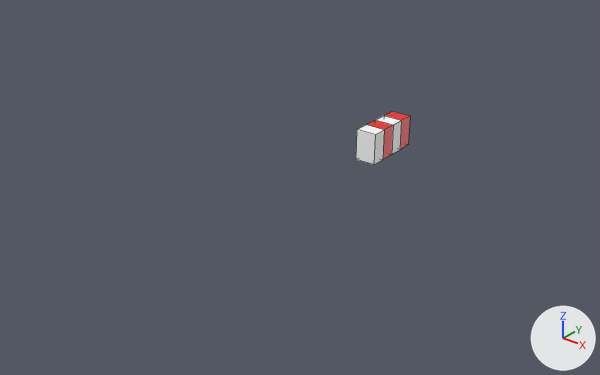
Renders of the OBJ model assets/fence.obj from each side of a commit.
The view is the same before and after, from a camera (50 mm lens) standing at (3.95, -6.2, 3.01) and looking at (-0.49, -0.65, -0.43). The lights are fixed; the arrows at lower right show +X, +Y and +Z. Mesh edges are drawn as thin lines. Where no turn or scale is listed for an object, it has been applied to the vertices.
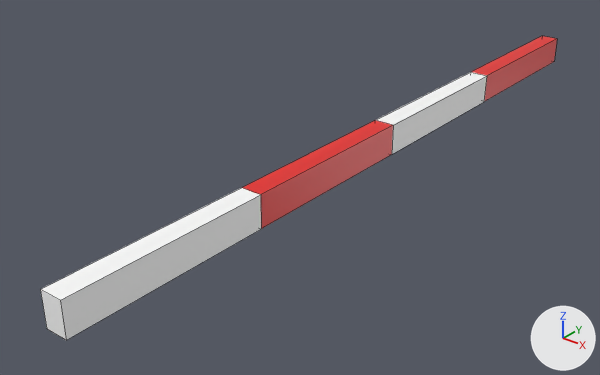
Changed parts and their boxes (x1, y1, x2, y2) in the pictures (600 x 375 px; the box of a moved part takes in the faces that stretch with it):
'Cube', reshaped (840% wider, 455% taller): before (356, 111, 410, 165); after (41, 36, 557, 340)
part 1 of me_cube, moved or reshaped: before (356, 130, 375, 165); after (41, 290, 66, 340)
part 2 of me_cube, moved or reshaped: before (357, 122, 393, 164); after (41, 122, 393, 340)
part 3 of me_cube, moved or reshaped: before (376, 116, 402, 154); after (376, 72, 487, 154)
part 4 of me_cube, moved or reshaped: before (385, 111, 410, 149); after (472, 36, 557, 102)

The change, as a diff of the scene's bpy script:
```diff
--- a/assets/fence.obj.py
+++ b/assets/fence.obj.py
@@ me_cube @@
 me_cube.from_pydata(...)  # 20 vertices, 18 faces; spans x -0.1..0.1, y -0.3..0.3, z -0.15..0.15
 # used by ob_cube; location = (0.0, 0.0, 0.0)
+# me_cube part 1: all 4 vertices in x -0.1..0.1, y -0.3, z -0.15..0.15 are moved by (0.0, -3.452, 0.0)
+# me_cube part 2: all 4 vertices in x -0.1..0.1, y -0.15, z -0.15..0.15 are moved by (0.0, -1.726, 0.0)
+# me_cube part 3: all 4 vertices in x -0.1..0.1, y 0.15, z -0.15..0.15 are moved by (0.0, 1.726, 0.0)
+# me_cube part 4: all 4 vertices in x -0.1..0.1, y 0.3, z -0.15..0.15 are moved by (0.0, 3.452, 0.0)
 me_cube.materials.append(mat_material)
```
